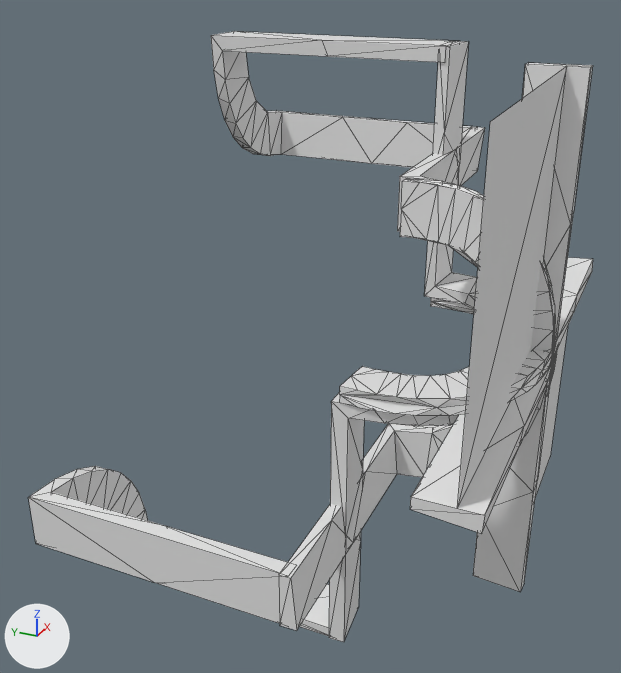
A saved change to the OBJ model data/bmc/SET_4W2C/t_006.obj.
The view is the same before and after, from a camera (50 mm lens) standing at (-1.431, -0.458, 0.674) and looking at (-0.039, 0.168, -0.022). Lighting does not change. The marker at lower left points along +X, +Y and +Z. Mesh edges are drawn as thin lines. Where no turn or scale is listed for an object, it has been applied to the vertices.

The older version as bpy lines, for what is in view:
```python
me_t_006 = bpy.data.meshes.new('t_006')
me_t_006.from_pydata(...)  # 533 vertices, 988 faces; spans x -0.5..0.5, y -0.287..0.5, z -0.501..0.501
ob_t_006 = bpy.data.objects.new('t_006', me_t_006)
ob_t_006.location = (0.0, 0.0, 0.0)
```
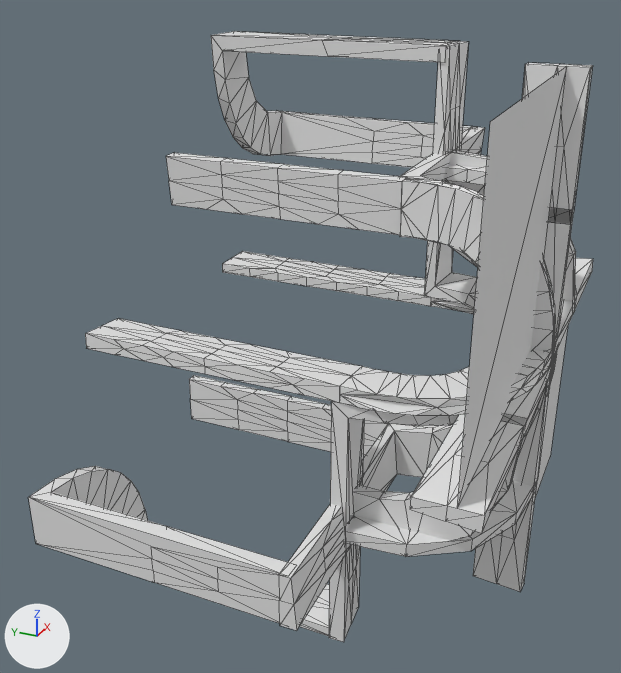
What differs and where, as boxes (x1, y1, x2, y2) in the pictures (621 x 673 px):
part 1 of me_t_006, added: after (189, 375, 388, 458)
part 2 of me_t_006, added: after (166, 153, 407, 235)
part 3 of me_t_006, added: after (28, 318, 550, 640)
part 4 of me_t_006, added: after (214, 31, 593, 356)
part 5 of me_t_006, added: after (222, 251, 431, 306)

What changed in the scene script:
```text
Change me_t_006:
    used by ob_t_006; location = (0.0, 0.0, 0.0)
    remove me_t_006.from_pydata(...)  # 533 vertices, 988 faces; spans x -0.5..0.5, y -0.287..0.5, z -0.501..0.501
    add me_t_006.from_pydata(...)  # 995 vertices, 1924 faces; spans x -0.5..0.5, y -0.287..0.5, z -0.501..0.501
    me_t_006 part 1: a new loose piece of 46 vertices spanning x 0.0..0.03, y 0.0..0.479, z -0.3..-0.2
    me_t_006 part 2: a new loose piece of 46 vertices spanning x -0.03..0.0, y 0.0..0.479, z 0.2..0.3
    me_t_006 part 3: 185 vertices added at x -0.5..0.0, y -0.286..0.5, z -0.501..0.03
    me_t_006 part 4: 131 vertices added at x 0.0..0.5, y -0.286..0.25, z 0.0..0.501
    me_t_006 part 5: 54 vertices added at x 0.2..0.3, y 0.062..0.5, z -0.03..0.0
```
